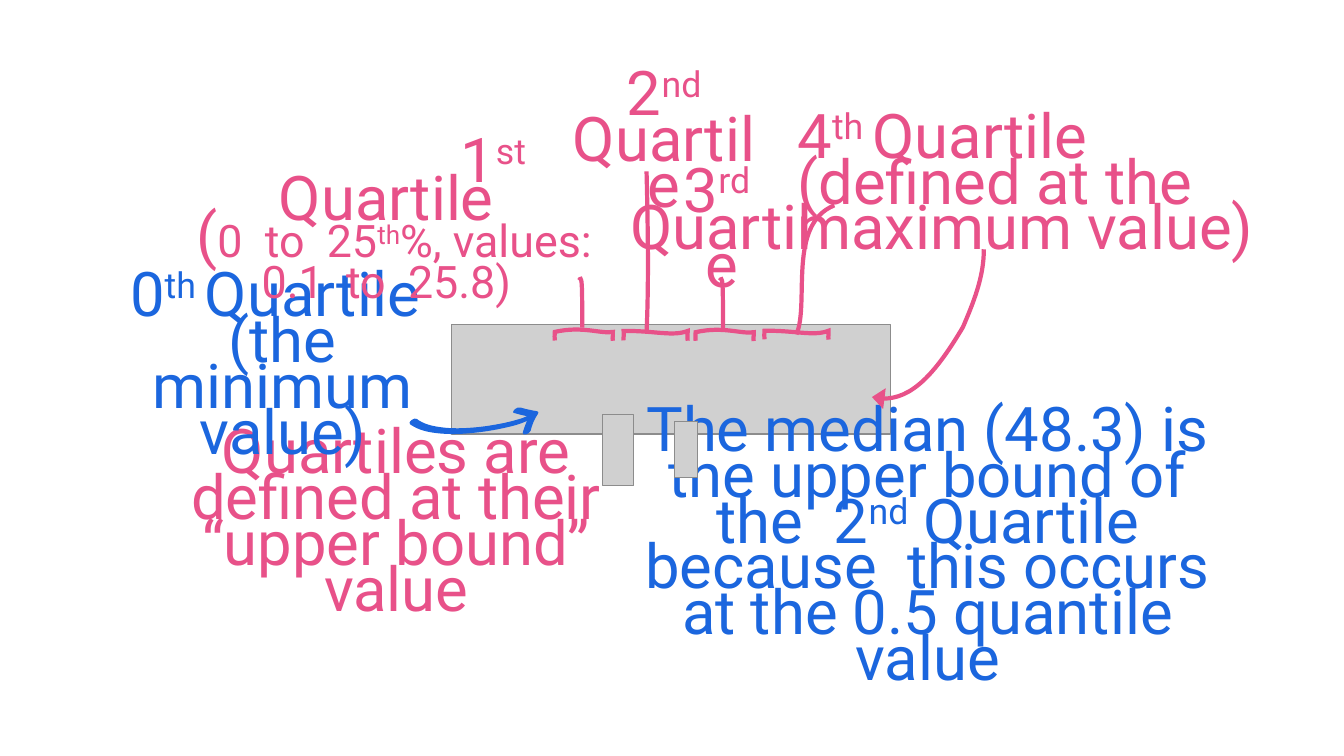
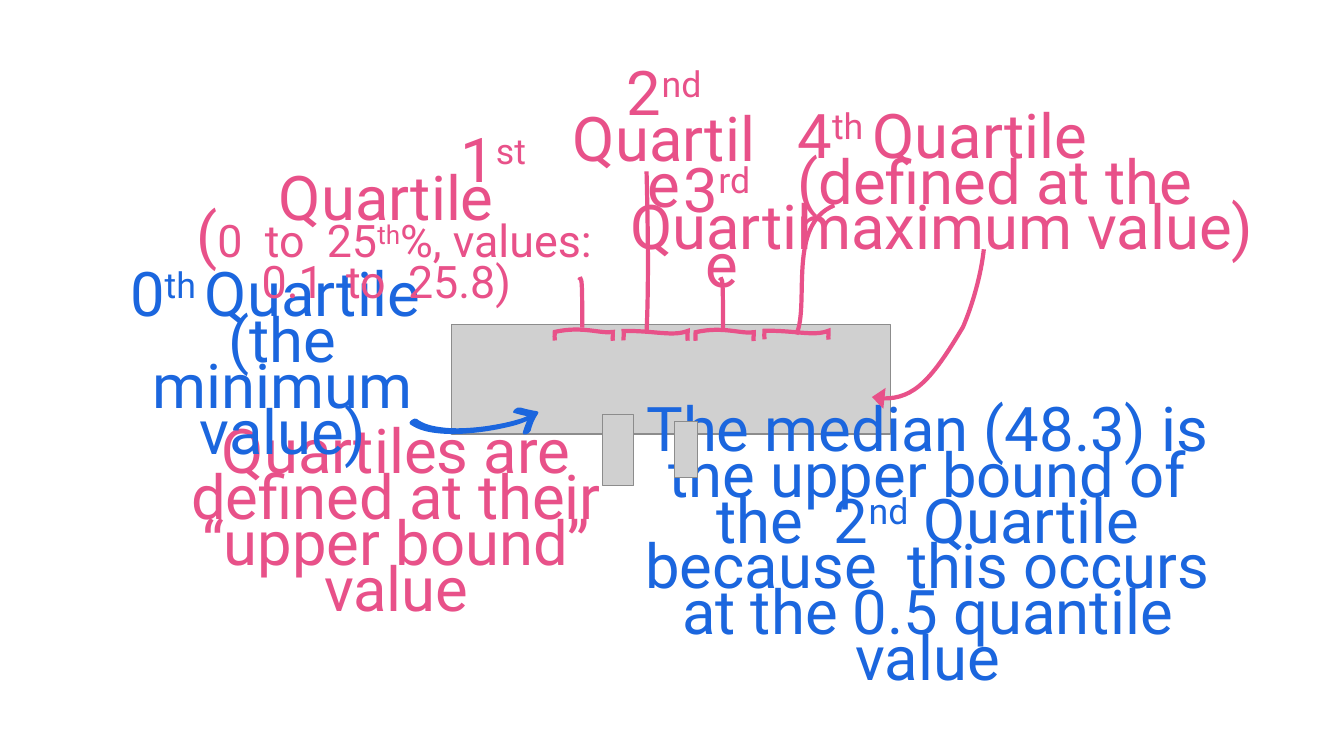
Before and after one commit to SmogDr/edar_coursebook, a slide deck: slide 4 of Annotations.pptx. Drawn at 1344x756 pixels with LibreOffice and Linux fonts; fonts in the diff are those of the drawing; grey boxes stand for pictures. Boxes give left, top, right and bottom in pixels: in the first picture for what was removed or moved away, otherwise in the second. Text is boxed around its words. In the diff, an @@ line names an element or a change of style, - is before the commit and + after.

```diff
--- a/Annotations.pptx
+++ b/Annotations.pptx
@@ freeform shape at (794, 110, 1009, 415): outline redrawn @@
```
Also in this commit, not shown: 1 slide added, 57 other files.
